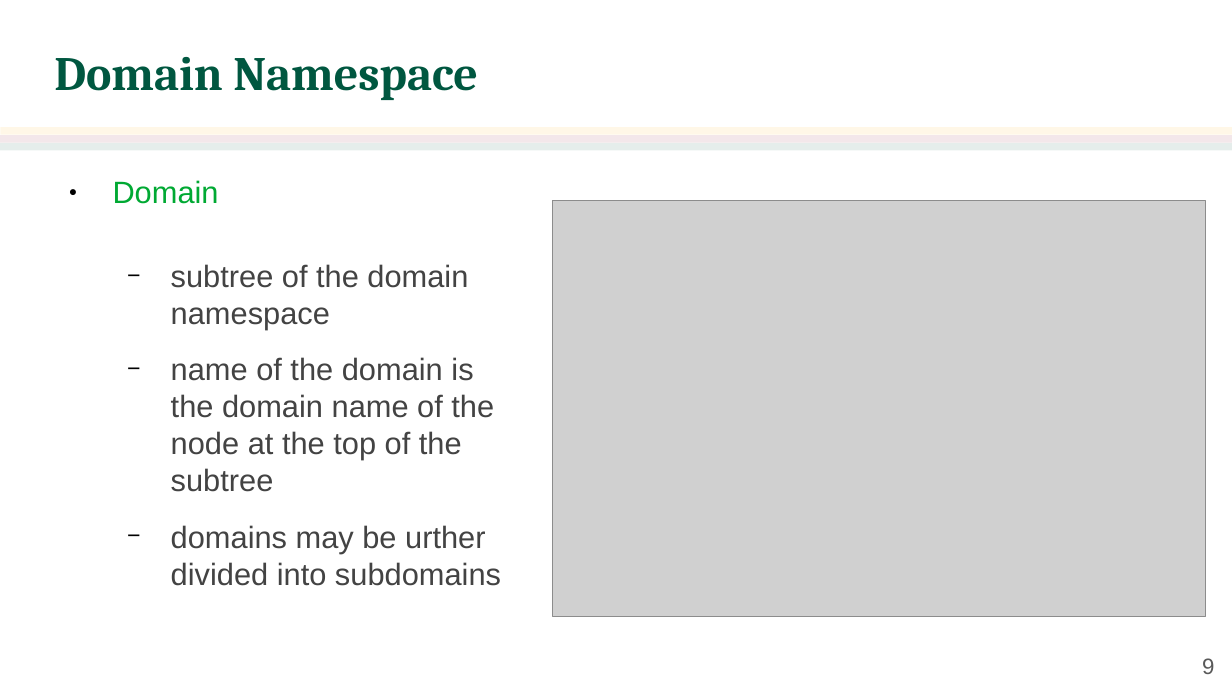
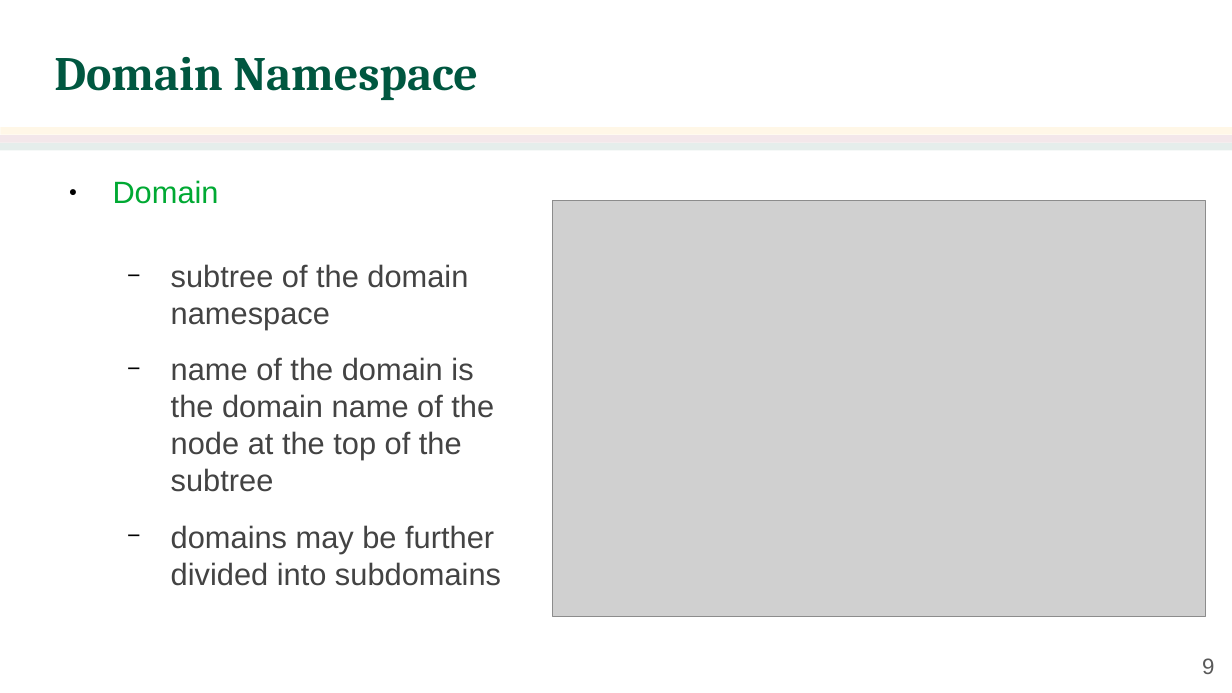
Before and after one commit to jachermocilla/extra-course-materials, a slide deck: slide 9 of cmsc137/slides-rsm/CMSC 137 - 23 - Domain Name System.odp. Drawn at 1232x693 pixels with LibreOffice and Linux fonts; fonts in the diff are those of the drawing; grey boxes stand for pictures; background and template pictures are left out. Boxes give left, top, right and bottom in pixels: in the first picture for what was removed or moved away, otherwise in the second. Text is boxed around its words. In the diff, an @@ line names an element or a change of style, - is before the commit and + after.

```diff
--- a/cmsc137/slides-rsm/CMSC 137 - 23 - Domain Name System.odp
+++ b/cmsc137/slides-rsm/CMSC 137 - 23 - Domain Name System.odp
@@ text at (171, 525, 501, 586): text changed @@
-  − domains may be urther divided into subdomains
+  − domains may be further divided into subdomains
```
Also in this commit, not shown: 2 slides added, 2 slides removed, 1 other file.
